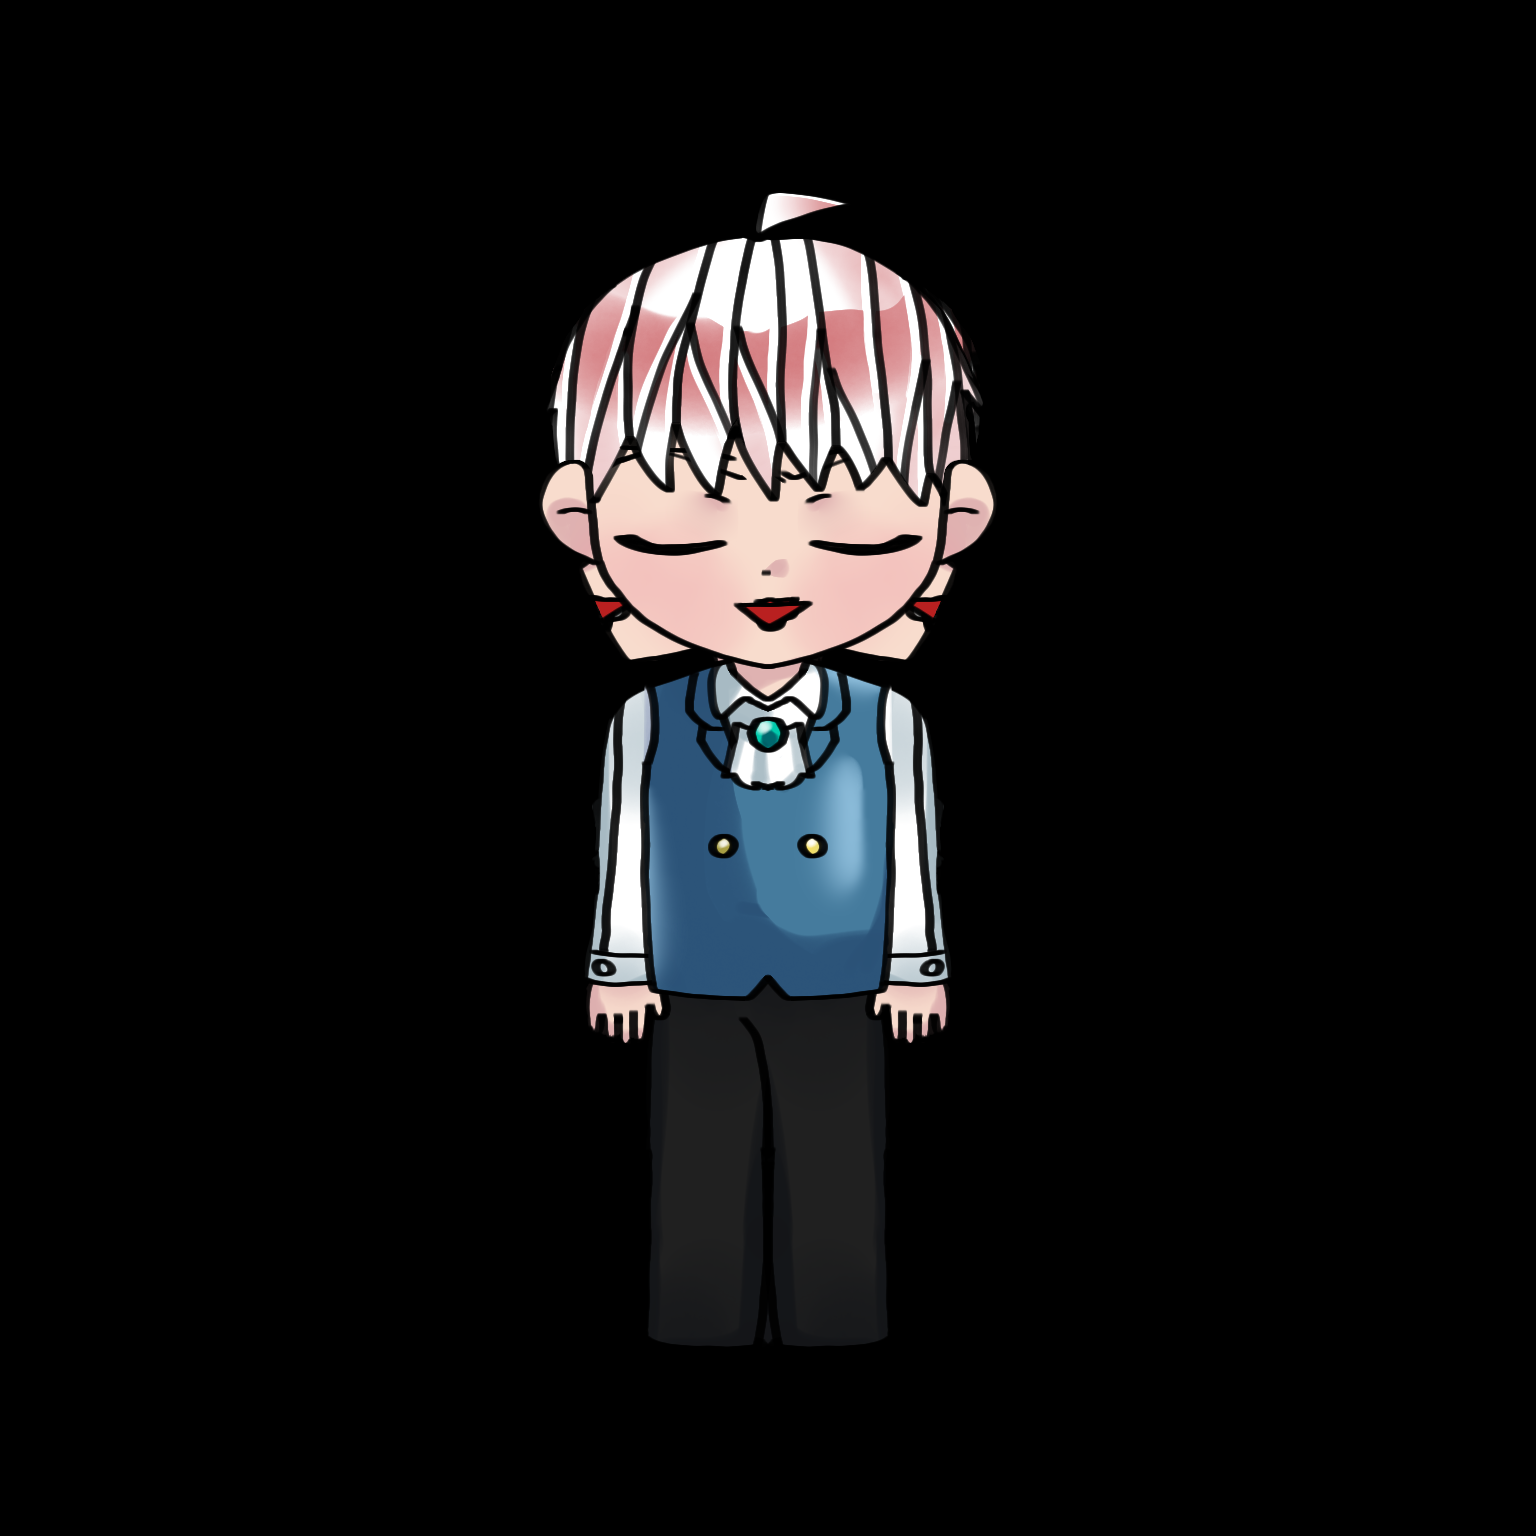
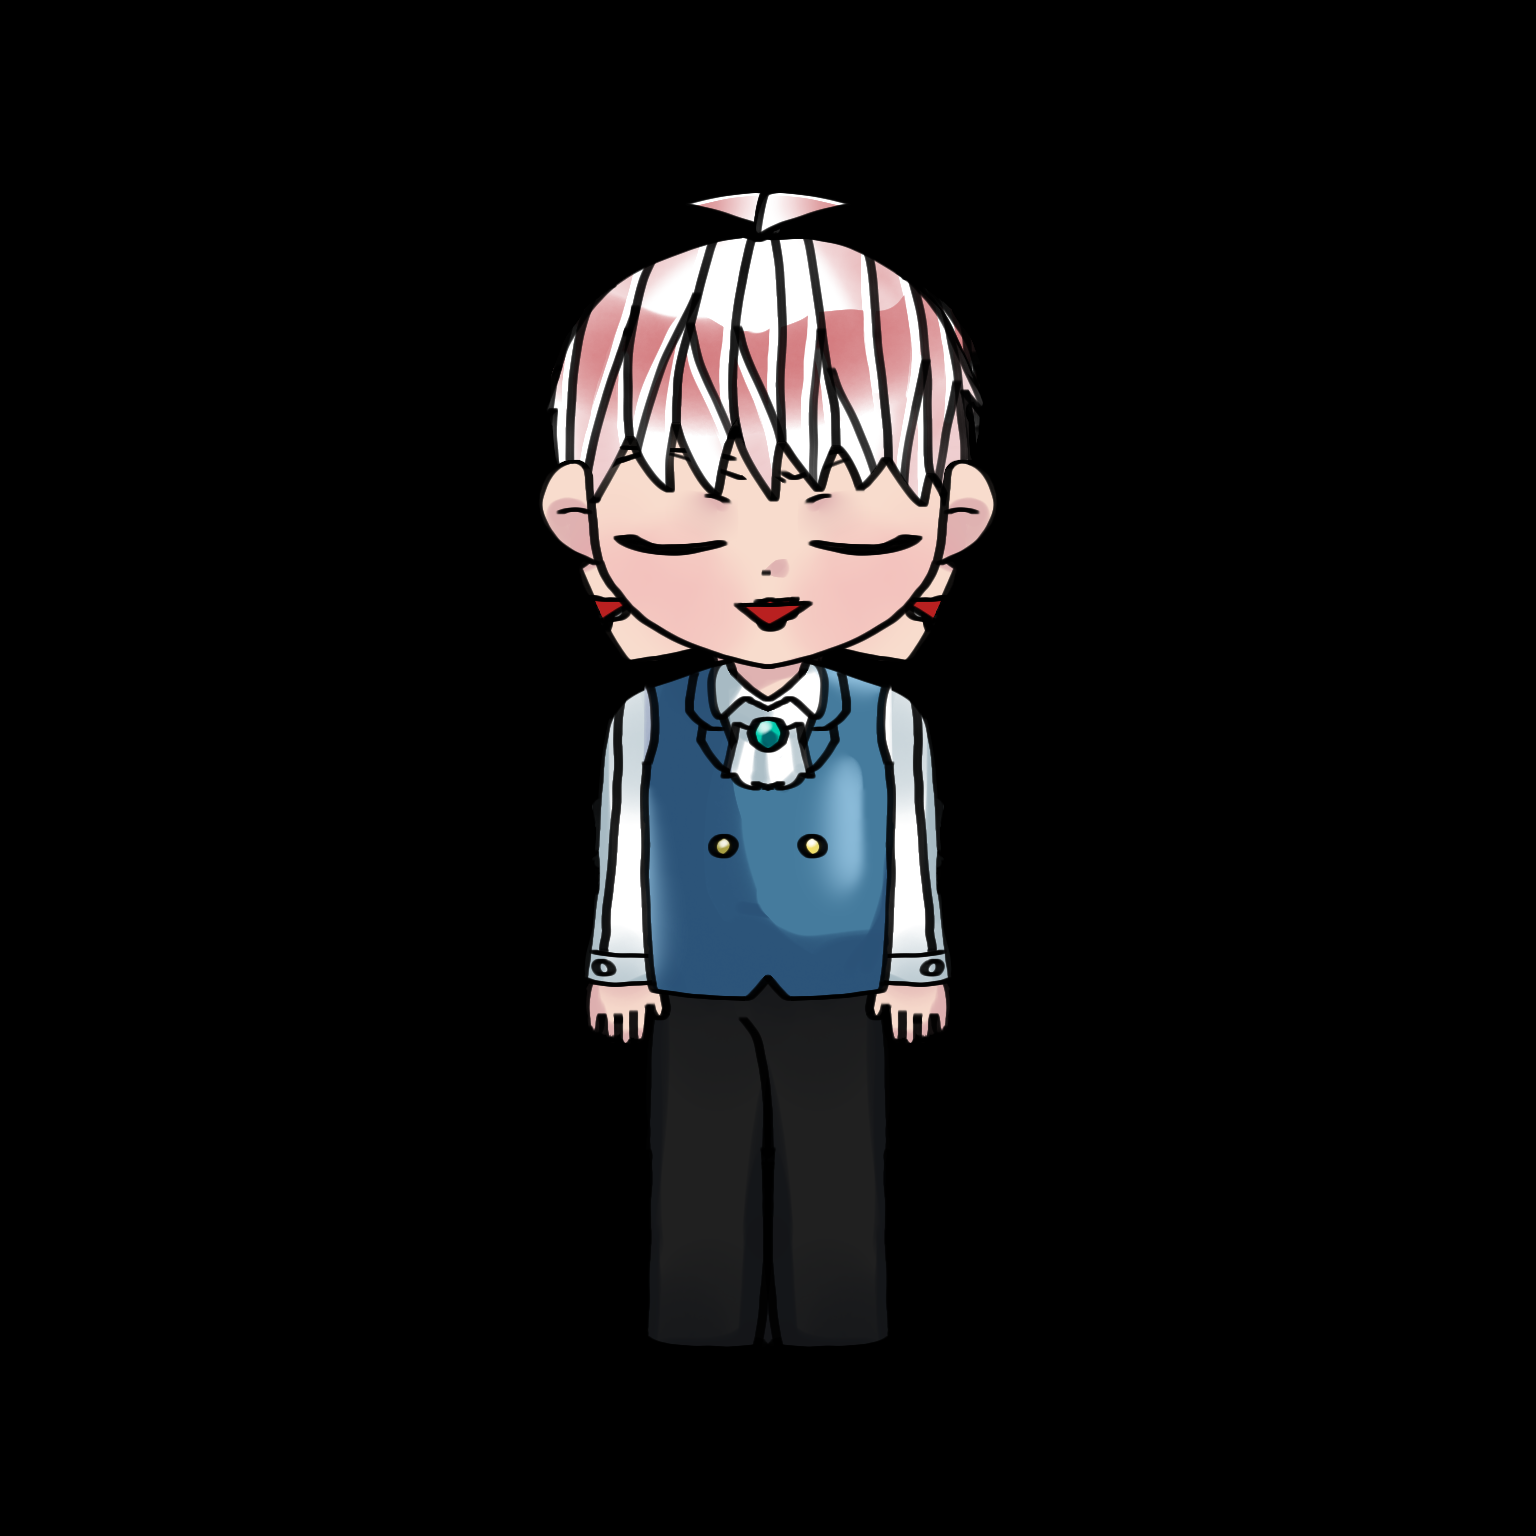
Layered file, before and after one edit (1536x1536). Changes by layer:
painted on ">> 더듬이" over [686, 191, 780, 234]
painted on "\\ 더듬이" over [686, 191, 780, 234]